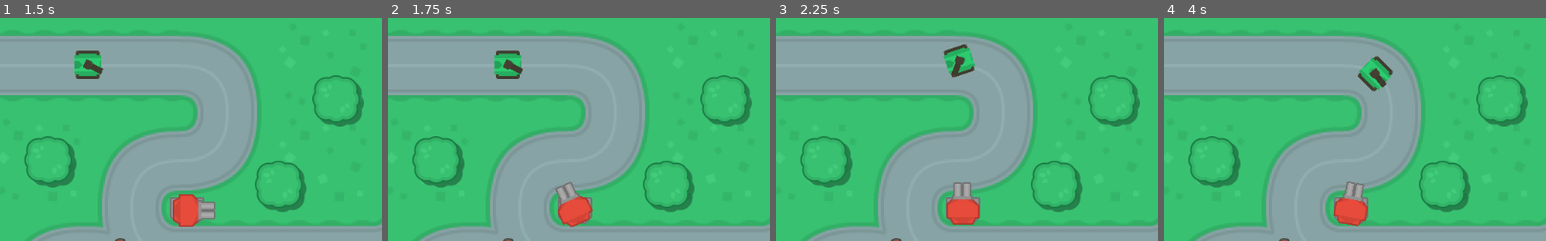
Above: before the commit, frames 1-4 (left to right).
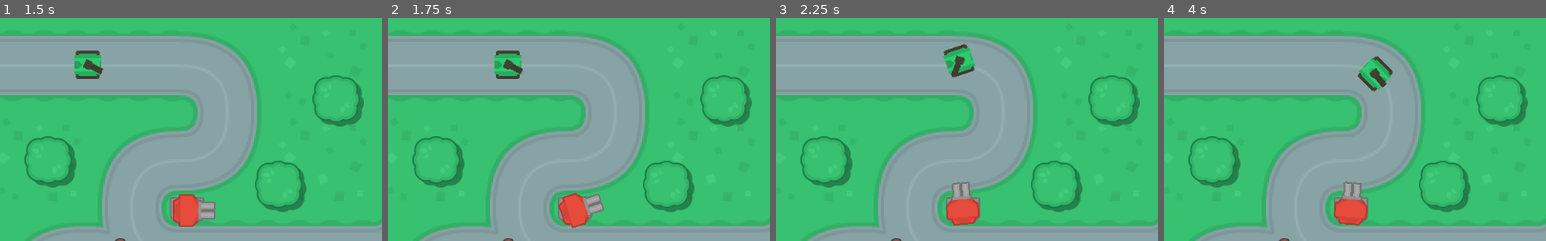
Above: after the commit, the same moments.

Repository: AnaTorres61/rogue-tank
Game: Godot game, scene res://scenes/test_area.tscn
Same seed, same stepped clock (60 frames per second), same inputs: the game is played once before the commit and once after it.
Inputs (mouse positions are % of the whole screen's width and height, from its top left):
- Up to frame 1 (1.5 s): tap Enter at 0.5 s; move the mouse to (45, 70) at 0.52 s; hold Up (ui_up) from 0.53 s (still down); move the mouse to (80, 65) at 1.27 s
- Up to frame 2 (1.75 s): keep holding Up (ui_up)
- Up to frame 3 (2.25 s): move the mouse to (20, 35) at 2.02 s; release Up (ui_up) at 2.03 s; hold Left (ui_left) from 2.03 s (still down)
- Up to frame 4 (4 s): move the mouse to (55, 50) at 2.77 s; move the mouse to (35, 25) at 3.52 s; release Left (ui_left) at 3.53 s; hold Down (ui_down) from 3.53 s (still down)
The pictures show only the part of the screen within x 2-52%, y 0-50%; the shares and areas given below are measured in that part.

Frame 1 is identical in both runs. In frame 2, 0.9% of the frame differs, in the area x 43-57%, y 73-95%; in frame 3, 0.2%; in frame 4, 0.3%.

Commit message:
turret soft move

Diff:
--- a/scenes/test_area.tscn
+++ b/scenes/test_area.tscn
@@ -60,6 +60,7 @@
 
 [node name="Tank" parent="." index="1" instance=ExtResource( 2 )]
 
+editor/display_folded = true
 position = Vector2( 32.0955, 64.1058 )
 rotation = -0.00607844
 bodie = 4
--- a/scripts/bullet.gd
+++ b/scripts/bullet.gd
@@ -1,6 +1,6 @@
 extends Area2D
 # class member variables go here
-const MAX_DIST = 250
+const MAX_DIST = 200
 
 var dir = Vector2(0,-1) setget set_dir
 var vel = 300
--- a/scripts/turret_01.gd
+++ b/scripts/turret_01.gd
@@ -1,6 +1,8 @@
 extends StaticBody2D
 
 var bodies = []
+
+var rot_vel = PI * 1.5
 
 func _ready():
 
@@ -8,7 +10,10 @@
 
 func _process(delta):
 	if bodies.size():
-		$cannon.look_at(bodies[0].global_position) #olha para o primeiro da lista
+		var angle = $cannon.get_angle_to(bodies[0].global_position)
+		if abs(angle) > .1: # abs tira sinal
+			$cannon.rotation += rot_vel * delta * sign(angle)
+		#$cannon.look_at(bodies[0].global_position) #olha para o primeiro da lista
 
 
 func _on_sensor_body_entered(body):
